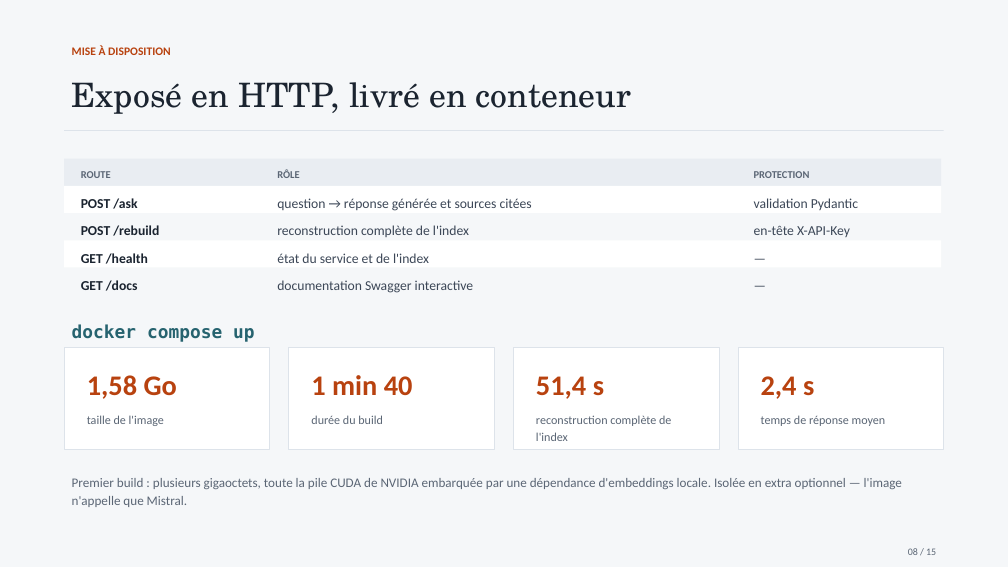
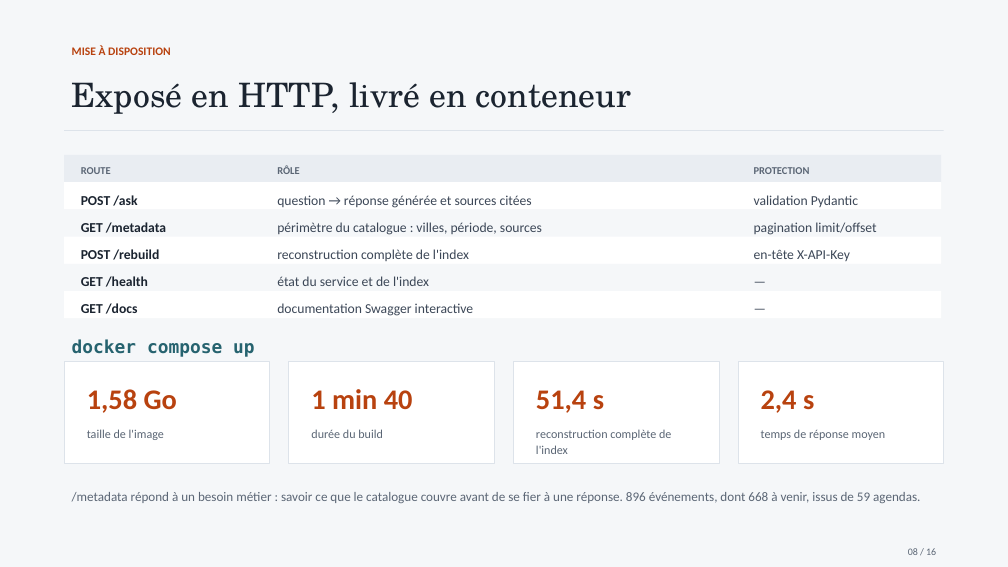
Before and after one commit to traoreteddy/openclassroom-p7, a slide deck: slide 8 of docs/soutenance-puls-events-rag.pptx. Drawn at 1008x567 pixels with LibreOffice and Linux fonts; fonts in the diff are those of the drawing. Boxes give left, top, right and bottom in pixels: in the first picture for what was removed or moved away, otherwise in the second. Text is boxed around its words. In the diff, an @@ line names an element or a change of style, - is before the commit and + after.

```diff
--- a/docs/soutenance-puls-events-rag.pptx
+++ b/docs/soutenance-puls-events-rag.pptx
@@ text at box(81, 222, 166, 233): text changed @@
-GET /health
+GET /metadata
@@ text at box(277, 222, 542, 235): text changed @@
-reconstruction complète de l'index
+périmètre du catalogue : villes, période, sources
@@ text added at box(754, 222, 876, 235), 13 pt, text #3C4757 @@
+pagination limit/offset
@@ text at box(277, 249, 469, 261): text changed @@
-état du service et de l'index
+reconstruction complète de l'index
@@ 5 rectangles, 4 texts: place and size @@
-5 rectangles, 4 texts at box(64, 159, 951, 298)
+5 rectangles, 4 texts at box(64, 155, 951, 294)
@@ rectangle added at box(64, 291, 941, 318), fill #FFFFFF @@
@@ text at box(81, 276, 148, 287): text changed @@
-GET /docs
+GET /health
@@ 3 texts: place and size @@
-3 texts at box(81, 225, 850, 293)
+3 texts at box(81, 249, 850, 316)
@@ text added at box(277, 276, 429, 286), 13 pt, text #3C4757 @@
+état du service et de l'index
@@ text "—": place and size @@
-text "—" at box(746, 243, 951, 271)
+text "—" at box(746, 294, 951, 321)
@@ text added at box(81, 303, 138, 314), 13 pt, text #1B2430, bold @@
+GET /docs
@@ 9 texts, 4 rectangles: place and size @@
-9 texts, 4 rectangles at box(64, 324, 944, 450)
+9 texts, 4 rectangles at box(64, 339, 944, 464)
@@ text removed at box(72, 478, 902, 507) @@
-Premier build : plusieurs gigaoctets, toute la pile CUDA de NVIDIA embarquée par une dépendance d'embeddings locale. Isolée en extra optionnel — l'image n'appelle que Mistral.
@@ text added at box(72, 492, 920, 503), 12.5 pt, text #5B6675 @@
+/metadata répond à un besoin métier : savoir ce que le catalogue couvre avant de se fier à une réponse. 896 événements, dont 668 à venir, issus de 59 agendas.
```
Also in this commit, not shown: 13 other slides changed, 1 slide added, 1 other file.
